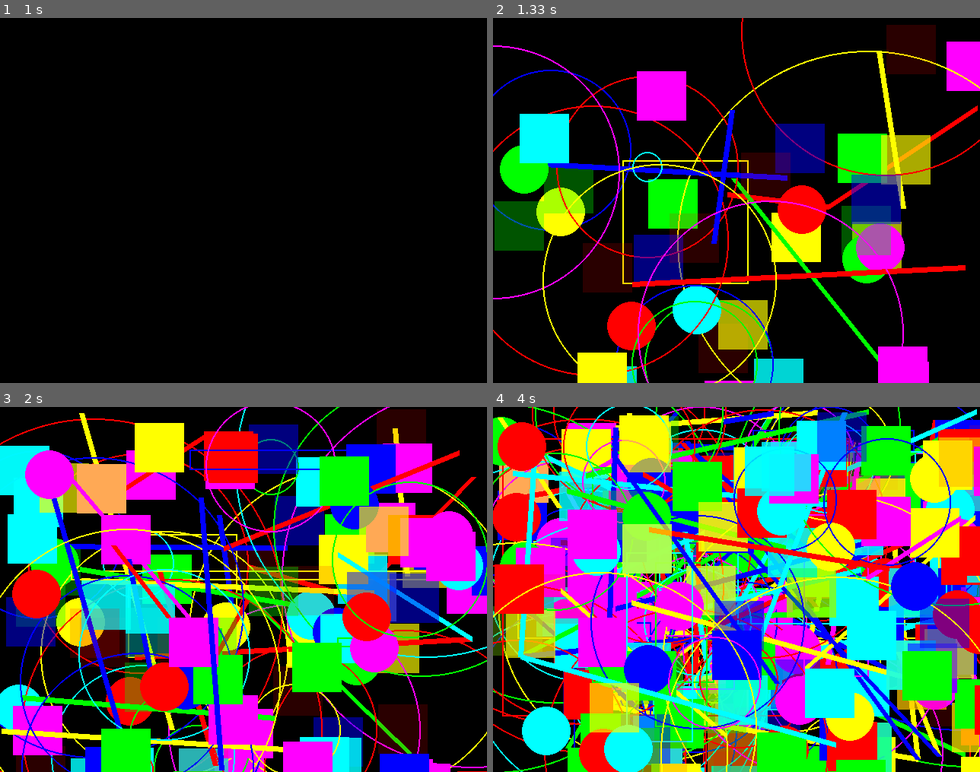
Above: before the commit, frames 1-4 (two rows, left to right).
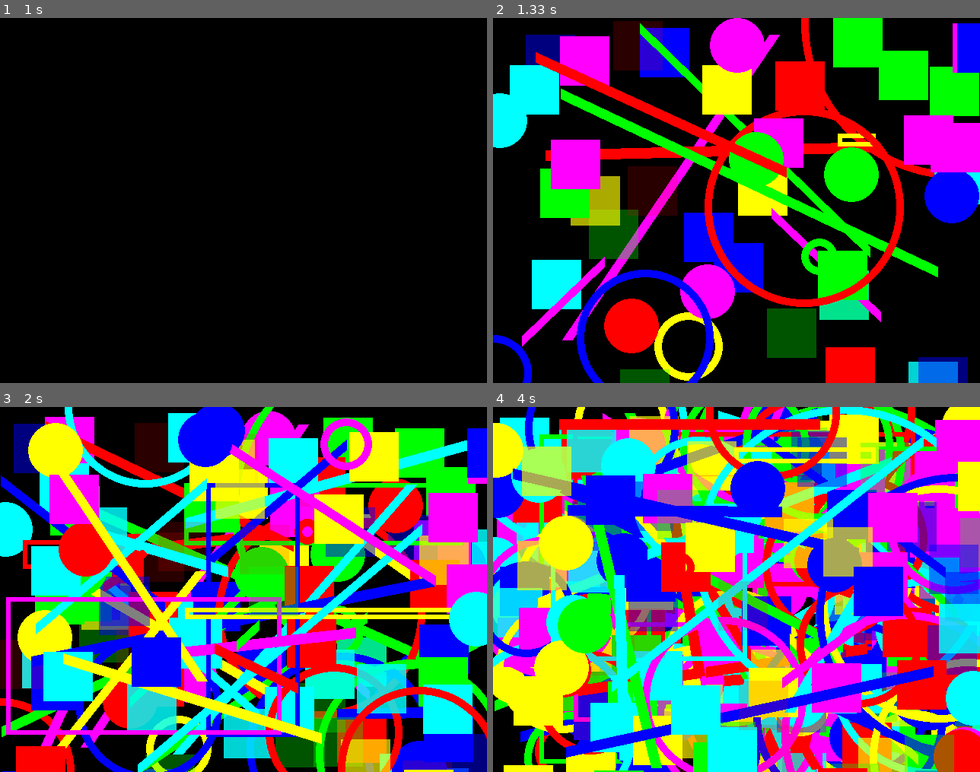
Above: after the commit, the same moments.

Repository: davidpendergast/pygame-utils
Game: pygame game, started from benchmark.py
Two runs of this game, one before a commit and one after it. Both use one fixed random seed, a clock stepped at 60 frames per second and the inputs below.
Inputs:
- Up to frame 1 (1 s): no input
- Up to frame 2 (1.33 s): no input
- Up to frame 3 (2 s): no input
- Up to frame 4 (4 s): no input

Frame 1 is identical in both runs. In frame 2, 66% of the frame differs, in the area x 0-100%, y 0-100%; in frame 3, 86%; in frame 4, 91%.

Commit message:
improved math to make hollow-shape rendering a bit more fair, and added more logging

Diff:
--- a/benchmark.py
+++ b/benchmark.py
@@ -23,6 +23,8 @@
 LOW_FPS_GRACE_PERIOD = 0.5      # seconds
 PAUSE_BETWEEN_TESTS_TIME = 1    # seconds
 GRAPH_SMOOTHING_RADIUS = 1      # seconds
+
+PX_PER_ENT = ENT_SIZE ** 2
 
 
 class EntityType(enum.IntEnum):
@@ -37,15 +39,65 @@
     CIRCLE_HOLLOW = 7           # A circle drawn via pygame.draw.cricle (with width > 0)
 
 
+def _calc_avg_lengths(w, h, n=10000):
+    total_dx = 0
+    total_dy = 0
+    total_dist = 0
+    for _ in range(n):
+        p1 = random.randint(0, w - 1), random.randint(0, h - 1)
+        p2 = random.randint(0, w - 1), random.randint(0, h - 1)
+        dx = p1[0] - p2[0]
+        dy = p1[1] - p2[1]
+        total_dx += abs(dx)
+        total_dy += abs(dy)
+        total_dist += math.sqrt(dx * dx + dy * dy)
+    return total_dist / n, total_dx / n, total_dy / n
+
+
+# For the given screen size, these are the average distances between two random points.
+AVG_LENGTH, AVG_WIDTH, AVG_HEIGHT = _calc_avg_lengths(*SCREEN_SIZE)
+
+# Want to render lines and hollow shapes such that on average they'll have about
+# PX_PER_ENT pixels changed per render. Note that these are approximate (particularly
+# the circle one, which assumes the relationship between radius and pixels changed
+# is linear (it's actually quadratic)).
+LINE_THICKNESS = max(1, round(PX_PER_ENT / AVG_LENGTH))
+HOLLOW_RECT_THICKNESS = max(1, round(PX_PER_ENT / (2 * (AVG_WIDTH + AVG_HEIGHT))))
+HOLLOW_CIRCLE_RADIUS_MULT = 0.25
+HOLLOW_CIRCLE_THICKNESS = max(1, round((AVG_LENGTH * HOLLOW_CIRCLE_RADIUS_MULT)
+                                       - math.sqrt(max(0, (AVG_LENGTH * HOLLOW_CIRCLE_RADIUS_MULT) ** 2
+                                                       - PX_PER_ENT / math.pi))))
+FILLED_CIRCLE_RADIUS = max(1, round(math.sqrt(PX_PER_ENT / math.pi)))
+
+
+def _print_info():
+    print(f"\nStarting new simulation:\n"
+          f"  Screen size =   {SCREEN_SIZE}\n"
+          f"  Entity size =   {ENT_SIZE}x{ENT_SIZE}\n"
+          f"  Terminal FPS =  {STOP_AT_FPS}")
+    print(f"\nAverage number of pixels changed per render:")
+    print(f"  Filled Rect:    {PX_PER_ENT:.2f} = {ENT_SIZE}**2")
+    print(f"  Filled Circle:  {math.pi * FILLED_CIRCLE_RADIUS**2:.2f} = pi * {FILLED_CIRCLE_RADIUS} ** 2")
+    print(f"  Line:           {AVG_LENGTH * LINE_THICKNESS:.2f} = {AVG_LENGTH:.2f} * {LINE_THICKNESS:.2f}")
+    print(f"  Hollow Rect:    {2 * (AVG_WIDTH + AVG_HEIGHT) * HOLLOW_RECT_THICKNESS:.2f}"
+          f" = 2 * ({AVG_WIDTH:.2f} + {AVG_HEIGHT:.2f}) * {HOLLOW_RECT_THICKNESS:.2f}")
+    avg_hollow_circle_area = math.pi * ((AVG_LENGTH * HOLLOW_CIRCLE_RADIUS_MULT)**2
+                                        - (AVG_LENGTH*HOLLOW_CIRCLE_RADIUS_MULT - HOLLOW_CIRCLE_THICKNESS)**2)
+    print(f"  Hollow Circle:  {avg_hollow_circle_area:.2f}"
+          f" = pi * (({AVG_LENGTH:.2f})**2 - ({AVG_LENGTH:.2f}"
+          f" - {HOLLOW_CIRCLE_THICKNESS:.2f})**2) (approx.)")
+
+
 class EntityFactory:
 
     def __init__(self, seed=27182818):
         self.rand = random.Random(x=seed)
 
     def get_next(self):
-        return (random.randint(0, 4096),  # an entity is just 3 random numbers
-                random.randint(0, 4096),
-                random.randint(0, 4096))
+        return (random.randint(0, 4096),  # determines Entity type
+                random.randint(0, 4096),  # determines (x1, y1)
+                random.randint(0, 4096),  # determines (x2, y2)
+                random.randint(0, 4096))  # determines color and/or opacity
 
 
 class Renderer:
@@ -96,11 +148,6 @@
             rgb_surf_with_alpha.set_alpha(int(opacity * 255))
             self.rgb_surfs_with_alpha.append(rgb_surf_with_alpha)
 
-        # Want to render the hollow shapes so that on average they'll have about
-        # px_per_ent pixels changed per render (note that these are totally off the dome).
-        self.line_thickness = max(1, int(px_per_ent / (math.sqrt(w**2 + h**2) * 0.666)))
-        self.shape_thickness = max(1, int(px_per_ent / (4 * (w + h) / 3)))
-
         # Bit hacky, but it's important to look up each entity's render method quickly.
         self.render_methods = [None] * len(EntityType)
         for e in EntityType:
@@ -120,52 +167,46 @@
     def render(self, bg_color=(0, 0, 0)):
         self.screen.fill(bg_color)
         for ent in self.entities:
+            # extract entity info from tuple
             ent_type = self.ent_types[ent[0] % len(self.ent_types)]
-            self.render_methods[ent_type](*ent)  # hack activated
-
-    def render_SURF_RGB(self, x1, x2, x3):
-        pos = self.get_pt(x1)
-        surf = self.rgb_surfs[x2 % len(self.rgb_surfs)]
-        self.screen.blit(surf, pos)
-
-    def render_SURF_RGBA(self, x1, x2, x3):
-        pos = self.get_pt(x1)
-        surf = self.rgba_surfs[x2 % len(self.rgba_surfs)]
-        self.screen.blit(surf, pos)
-
-    def render_SURF_RGB_WITH_ALPHA(self, x1, x2, x3):
-        pos = self.get_pt(x1)
-        surf = self.rgb_surfs_with_alpha[x2 % len(self.rgba_surfs)]
-        self.screen.blit(surf, pos)
-
-    def render_LINE(self, x1, x2, x3):
-        p1 = self.get_pt(x1)
-        c = self.colors[x2 % len(self.colors)]
-        p2 = self.get_pt(x3)
-        pygame.draw.line(screen, c, p1, p2, width=self.line_thickness)
-
-    def render_RECT_HOLLOW(self, x1, x2, x3):
-        p1 = self.get_pt(x1)
-        c = self.colors[x2 % len(self.colors)]
-        p2 = self.get_pt(x3)
-        pygame.draw.rect(screen, c, (p1[0], p1[1], p2[0] - p1[0], p2[1] - p1[1]), width=self.shape_thickness)
-
-    def render_RECT_FILLED(self, x1, x2, x3):
-        p1 = self.get_pt(x1)
-        c = self.colors[x2 % len(self.colors)]
+            p1 = self.get_pt(ent[1])
+            p2 = self.get_pt(ent[2])
+            color_idx = ent[3]
+
+            self.render_methods[ent_type](p1, p2, color_idx)  # hack activated
+
+    def render_SURF_RGB(self, p1, p2, color_idx):
+        surf = self.rgb_surfs[color_idx % len(self.rgb_surfs)]
+        self.screen.blit(surf, p1)
+
+    def render_SURF_RGBA(self, p1, p2, color_idx):
+        surf = self.rgba_surfs[color_idx % len(self.rgba_surfs)]
+        self.screen.blit(surf, p1)
+
+    def render_SURF_RGB_WITH_ALPHA(self, p1, p2, color_idx):
+        surf = self.rgb_surfs_with_alpha[color_idx % len(self.rgb_surfs_with_alpha)]
+        self.screen.blit(surf, p1)
+
+    def render_LINE(self, p1, p2, color_idx):
+        c = self.colors[color_idx % len(self.colors)]
+        pygame.draw.line(screen, c, p1, p2, width=LINE_THICKNESS)
+
+    def render_RECT_HOLLOW(self, p1, p2, color_idx):
+        c = self.colors[color_idx % len(self.colors)]
+        pygame.draw.rect(screen, c, (p1[0], p1[1], p2[0] - p1[0], p2[1] - p1[1]), width=HOLLOW_RECT_THICKNESS)
+
+    def render_RECT_FILLED(self, p1, p2, color_idx):
+        c = self.colors[color_idx % len(self.colors)]
         pygame.draw.rect(screen, c, (p1[0], p1[1], self.shape_length, self.shape_length))
 
-    def render_CIRCLE_HOLLOW(self, x1, x2, x3):
-        p1 = self.get_pt(x1)
-        c = self.colors[x2 % len(self.colors)]
-        p2 = self.get_pt(x3)
-        r = (abs(p2[0] - p1[0]) + abs(p2[1] - p1[0])) / 3
-        pygame.draw.circle(screen, c, p1, r, width=self.shape_thickness)
-
-    def render_CIRCLE_FILLED(self, x1, x2, x3):
-        p1 = self.get_pt(x1)
-        c = self.colors[x2 % len(self.colors)]
-        pygame.draw.circle(screen, c, p1, self.shape_length / 2)
+    def render_CIRCLE_HOLLOW(self, p1, p2, color_idx):
+        c = self.colors[color_idx % len(self.colors)]
+        r = (abs(p2[0] - p1[0]) + abs(p2[1] - p1[0])) * HOLLOW_CIRCLE_RADIUS_MULT
+        pygame.draw.circle(screen, c, p1, r, width=HOLLOW_CIRCLE_THICKNESS)
+
+    def render_CIRCLE_FILLED(self, p1, p2, color_idx):
+        c = self.colors[color_idx % len(self.colors)]
+        pygame.draw.circle(screen, c, p1, FILLED_CIRCLE_RADIUS)
 
 
 def start_plot(title, subtitle=None):
@@ -187,15 +228,19 @@
     plt.show()
 
 
-def add_to_plot(data, label, show_t60=False, smooth_radius=0):
+def get_x_and_y(data, smooth_radius=0):
     x = []
     y = []
     for cnt in data:
         x.append(cnt)
         y.append(data[cnt])
-
     if smooth_radius > 0 and len(x) > 0:
         y = smooth_data(x, y, smooth_radius)
+    return x, y
+
+
+def add_to_plot(data, label, show_t60=False, smooth_radius=0):
+    x, y = get_x_and_y(data, smooth_radius=smooth_radius)
 
     if show_t60:
         t60 = solve_for_t(x, y, 60)
@@ -312,9 +357,19 @@
         return results
 
 
+def _print_result(case_num, test, res, fps_to_display=(144, 120, 60, STOP_AT_FPS)):
+    print(f"\n{case_num}. {test.name} Results:")
+    x, y = get_x_and_y(res, smooth_radius=GRAPH_SMOOTHING_RADIUS)
+    for fps in reversed(sorted(set(fps_to_display))):
+        t = solve_for_t(x, y, fps, or_else=float('NaN'))
+        print(f"  {fps:>3} FPS: {int(t):>4} entities")
+
+
 if __name__ == "__main__":
     pygame.init()
     screen = pygame.display.set_mode(SCREEN_SIZE)
+
+    _print_info()
 
     n_cases = 1 + len(EntityType)
     test_cases = [TestCase("ALL", f"ALL (#, CASE=1/{n_cases})",  screen)]
@@ -326,8 +381,10 @@
         for test in test_cases:
             res = test.start(pause=PAUSE_BETWEEN_TESTS_TIME)
             all_results[test.name] = res
+            _print_result(test_cases.index(test) + 1, test, res)
     except ValueError as err:
         if str(err) == "Quit":
+            print("\nWARN: Benchmark was cancelled before completion")
             pass  # show partial results even if you quit
         else:
             raise err
@@ -336,6 +393,7 @@
 
     # display the plots
     if len(all_results) > 0:
+        print("\nDisplaying plot...")
         pg_ver = pygame.version.ver
         sdl_ver = ".".join(str(v) for v in pygame.version.SDL)
         py_ver = ".".join(str(v) for v in sys.version_info[:3])
